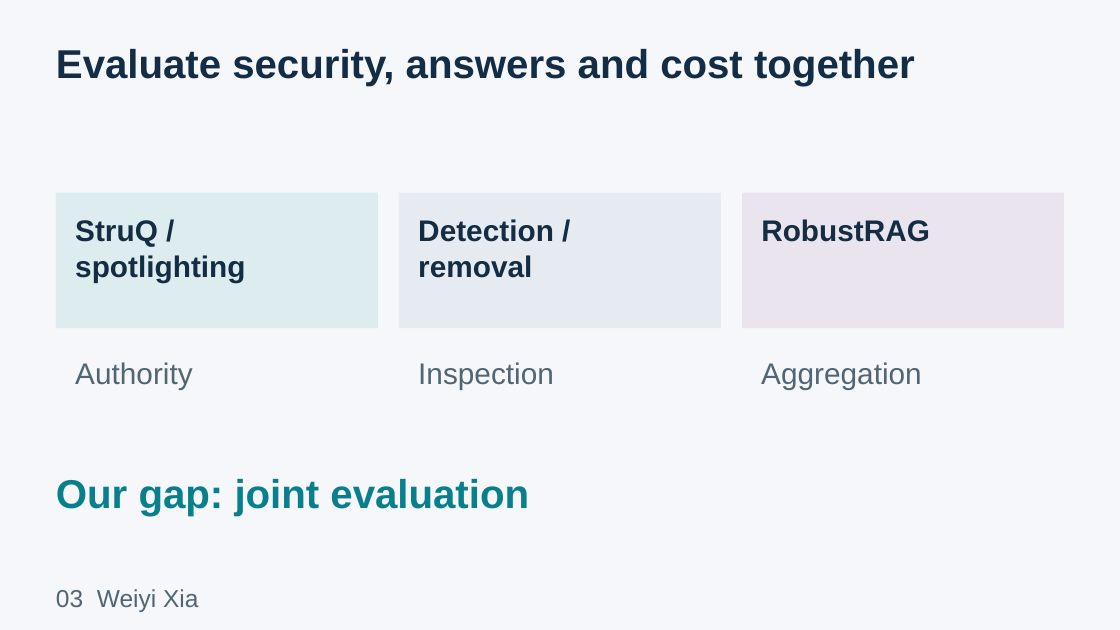
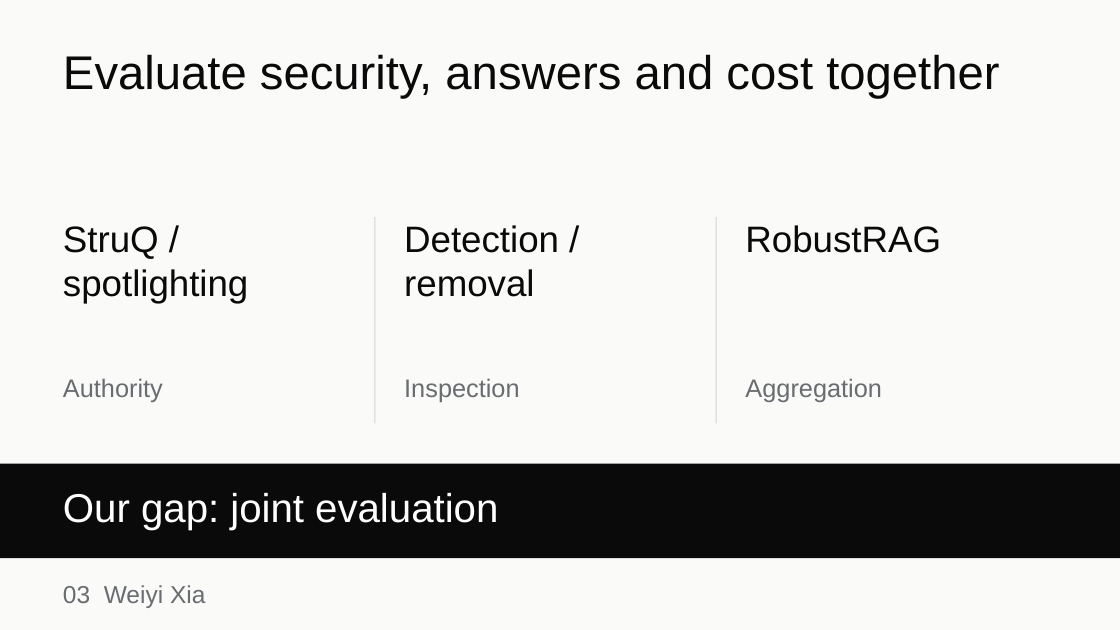
Before and after one commit to wxia639-dot/cs764-rag-security, a slide deck: slide 3 of CS764_RAG_Security_Presentation_Final.pptx. Drawn at 1120x630 pixels with LibreOffice and Linux fonts; fonts in the diff are those of the drawing. Boxes give left, top, right and bottom in pixels: in the first picture for what was removed or moved away, otherwise in the second. Text is boxed around its words. In the diff, an @@ line names an element or a change of style, - is before the commit and + after.

Commit message:
Apply Swiss visual design without changing slide content

```diff
--- a/CS764_RAG_Security_Presentation_Final.pptx
+++ b/CS764_RAG_Security_Presentation_Final.pptx
@@ background #F5F7FA to #FAFAF8 @@
@@ text "Evaluate security, answers and cost ...": place and size @@
-text "Evaluate security, answers and cost ..." at bbox=[56, 49, 915, 86]
+text "Evaluate security, answers and cost ..." at bbox=[63, 54, 999, 98]
@@ text "Evaluate security, answers and cost ..." at bbox=[63, 54, 999, 98]: size 34.5 to 40.5 pt, text colour #132D46 to #0A0A0A, bold off @@
@@ rectangle removed at bbox=[56, 192, 378, 328] @@
@@ rectangle removed at bbox=[399, 192, 721, 328] @@
@@ rectangle removed at bbox=[742, 192, 1064, 328] @@
@@ text "StruQ /": place and size @@
-text "StruQ /" at bbox=[75, 220, 245, 282]
+text "StruQ /" at bbox=[63, 226, 248, 304]
@@ rectangle added at bbox=[375, 217, 376, 423], fill #D4D4D2 @@
@@ text "Detection /": place and size @@
-text "Detection /" at bbox=[418, 219, 554, 278]
+text "Detection /" at bbox=[404, 225, 559, 297]
@@ rectangle added at bbox=[716, 217, 717, 423], fill #D4D4D2 @@
@@ size 25.5 to 31.5 pt, text colour #142D43 to #0A0A0A, bold off in 3 elements at bbox=[404, 225, 559, 297], bbox=[63, 226, 248, 304], bbox=[745, 225, 941, 253] @@
@@ text "RobustRAG": place and size @@
-text "RobustRAG" at bbox=[761, 219, 930, 242]
+text "RobustRAG" at bbox=[745, 225, 941, 253]
@@ text "Authority": place and size @@
-text "Authority" at bbox=[75, 362, 192, 389]
+text "Authority" at bbox=[63, 378, 163, 402]
@@ text "Inspection": place and size @@
-text "Inspection" at bbox=[418, 362, 554, 389]
+text "Inspection" at bbox=[404, 378, 519, 402]
@@ size 25.5 to 21.8 pt, text colour #526574 to #696C70 in 3 elements at bbox=[63, 378, 163, 402], bbox=[404, 378, 519, 402], bbox=[745, 378, 882, 402] @@
@@ text "Aggregation": place and size @@
-text "Aggregation" at bbox=[761, 362, 922, 389]
+text "Aggregation" at bbox=[745, 378, 882, 402]
@@ rectangle added at bbox=[0, 464, 1120, 558], fill #0A0A0A @@
@@ text "Our gap: joint evaluation": place and size @@
-text "Our gap: joint evaluation" at bbox=[56, 479, 529, 516]
+text "Our gap: joint evaluation" at bbox=[63, 493, 498, 530]
@@ text "Our gap: joint evaluation" at bbox=[63, 493, 498, 530]: text colour #087F8C to #FFFFFF, bold off @@
@@ text "03 Weiyi Xia": place and size @@
-text "03 Weiyi Xia" at bbox=[56, 589, 198, 612]
+text "03 Weiyi Xia" at bbox=[63, 585, 205, 608]
@@ text "03 Weiyi Xia" at bbox=[63, 585, 205, 608]: text colour #526574 to #696C70 @@
```
Also in this commit, not shown: 13 other slides changed, 2 other files.
